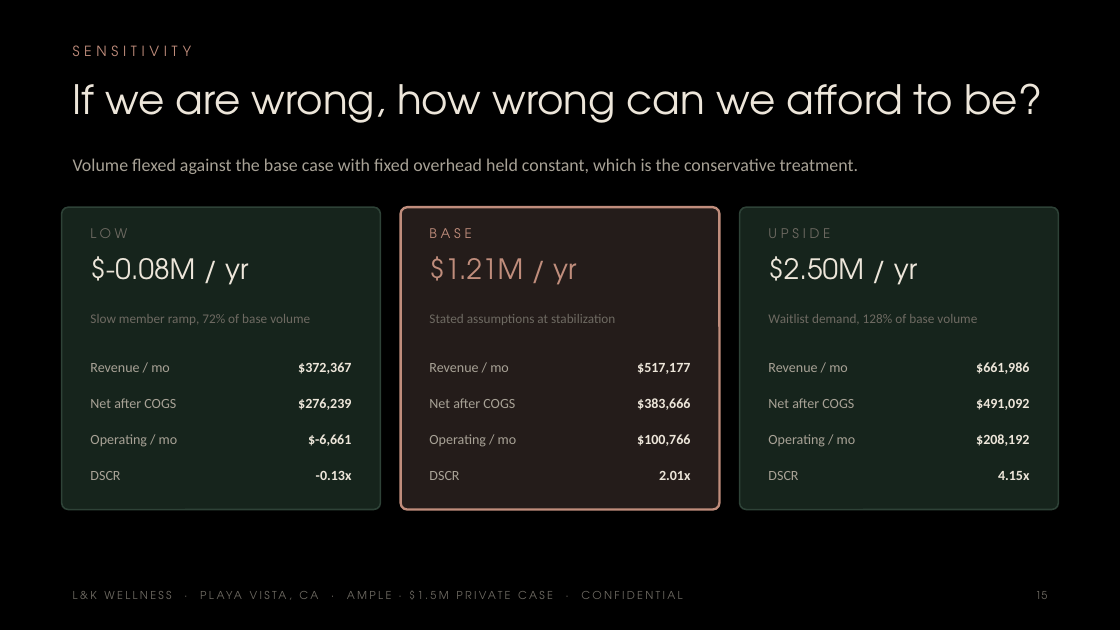
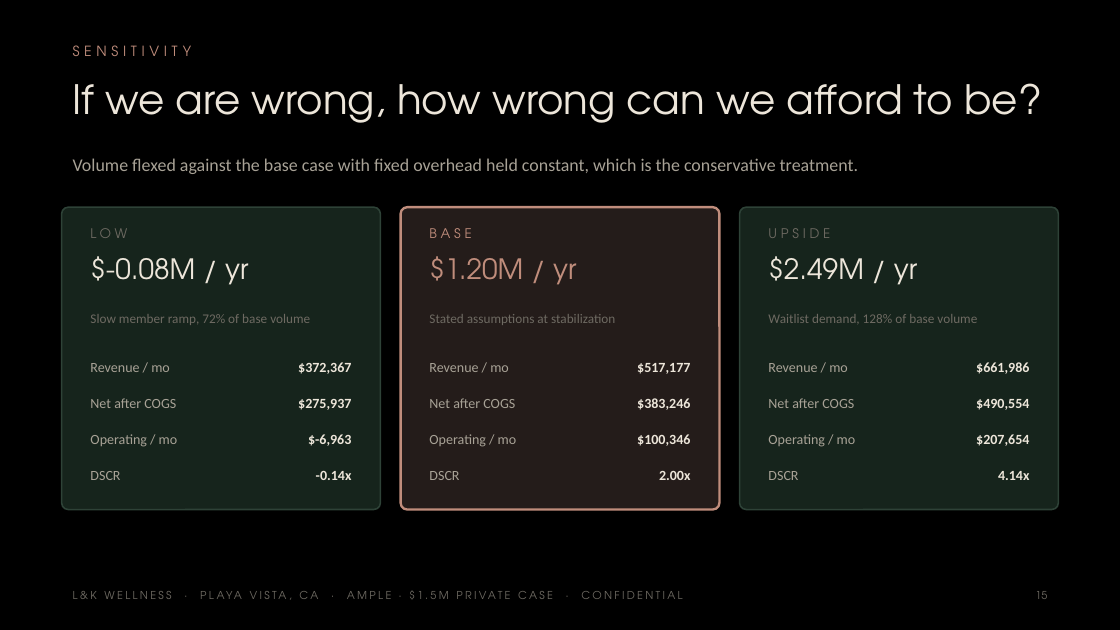
Before and after one commit to apexalpha811/2mil_ample, a slide deck: slide 15 of 1.5mil_ample.pptx. Drawn at 1120x630 pixels with LibreOffice and Linux fonts; fonts in the diff are those of the drawing. Boxes give left, top, right and bottom in pixels: in the first picture for what was removed or moved away, otherwise in the second. Text is boxed around its words. In the diff, an @@ line names an element or a change of style, - is before the commit and + after.

```diff
--- a/1.5mil_ample.pptx
+++ b/1.5mil_ample.pptx
@@ text at [429, 256, 576, 285]: text changed @@
-$1.21M / yr
+$1.20M / yr
@@ text at [768, 256, 917, 285]: text changed @@
-$2.50M / yr
+$2.49M / yr
@@ text at [298, 399, 351, 410]: text changed @@
-$276,239
+$275,937
@@ text at [637, 398, 690, 410]: text changed @@
-$383,666
+$383,246
@@ text at [976, 399, 1029, 410]: text changed @@
-$491,092
+$490,554
@@ text at [308, 434, 351, 446]: text changed @@
-$-6,661
+$-6,963
@@ text at [637, 434, 690, 446]: text changed @@
-$100,766
+$100,346
@@ text at [976, 434, 1029, 446]: text changed @@
-$208,192
+$207,654
@@ text at [316, 471, 352, 480]: text changed @@
--0.13x
+-0.14x
@@ text at [659, 471, 690, 480]: text changed @@
-2.01x
+2.00x
@@ text at [998, 471, 1029, 480]: text changed @@
-4.15x
+4.14x
```
Also in this commit, not shown: 8 other slides changed, 5 other files.
